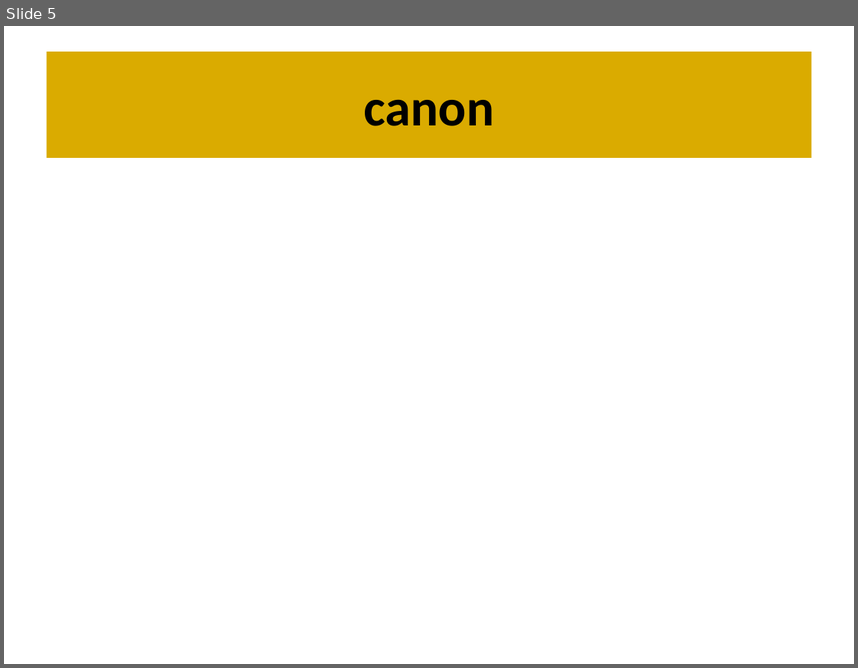
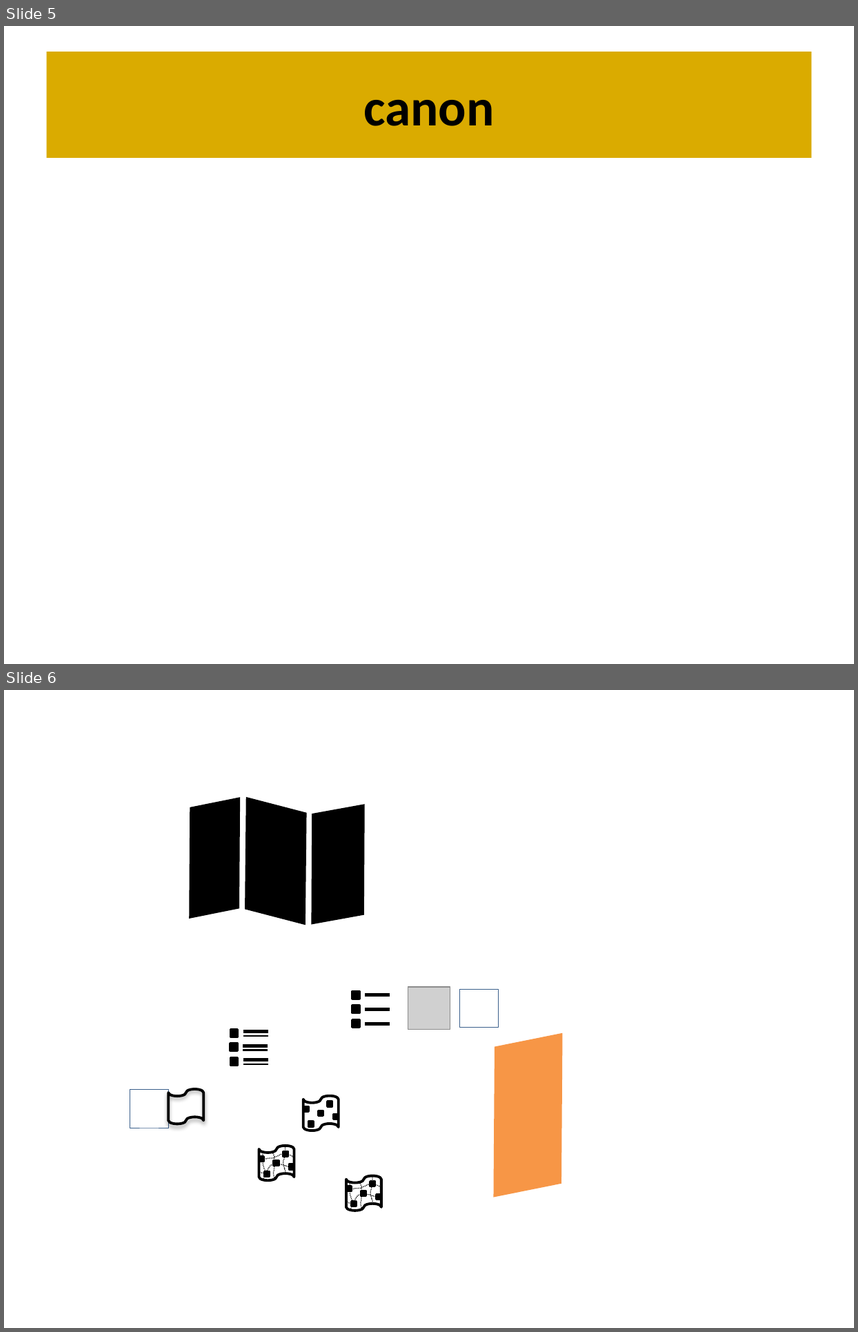
Before and after one commit to eladb/telobike, a slide deck: ux/details_panel.pptx. Shown one above the other, each under a label of ours: slide 5 before the commit, slides 5 and 6 after it. The pictures are 858x668 and 858x1332 pixels, drawn with LibreOffice and Linux fonts; fonts in the diff are those of the drawing; grey boxes stand for pictures. Boxes give left, top, right and bottom in pixels: in the first picture for what was removed or moved away, otherwise in the second. Text is boxed around its words. In the diff, an @@ line names an element or a change of style, - is before the commit and + after.

```diff
--- a/ux/details_panel.pptx
+++ b/ux/details_panel.pptx
@@ slide 6 added at <box>4,690,854,1328</box>, background #FFFFFF @@
@@ parallelogram added at <box>168,797,261,918</box>, fill #000000 @@
@@ parallelogram added at <box>219,797,332,925</box>, fill #000000 @@
@@ parallelogram added at <box>292,804,383,925</box>, fill #000000 @@
@@ picture added at <box>408,987,450,1029</box> @@
@@ rectangle added at <box>459,988,499,1027</box>, outline #3A5F8C 0.25 pt @@
@@ group added at <box>352,991,390,1027</box>: 3 rectangles, 3 lines @@
@@ parallelogram added at <box>465,1033,592,1196</box>, fill #F79646 @@
@@ group added at <box>230,1029,268,1064</box>: 6 lines, 3 rectangles @@
@@ rectangle added at <box>130,1090,169,1127</box>, outline #3A5F8C 0.25 pt @@
@@ flow chart punched tape added at <box>168,1089,203,1123</box>, outline #000000 2.25 pt @@
@@ group added at <box>303,1096,338,1130</box>: 5 rectangles, 1 flow chart punched tape @@
@@ freeform shape added at <box>261,1164,290,1173</box>, outline #000000 0.75 pt dashed @@
@@ freeform shape added at <box>261,1154,283,1159</box>, outline #000000 0.75 pt dashed @@
@@ freeform shape added at <box>263,1152,265,1179</box>, outline #000000 0.75 pt dashed @@
@@ freeform shape added at <box>272,1152,274,1178</box>, outline #000000 0.75 pt dashed @@
@@ freeform shape added at <box>283,1147,286,1173</box>, outline #000000 0.75 pt dashed @@
@@ freeform shape added at <box>283,1154,293,1156</box>, outline #000000 0.75 pt dashed @@
@@ group added at <box>259,1145,294,1181</box>: 5 rectangles, 1 flow chart punched tape @@
@@ group added at <box>346,1175,381,1210</box>: 6 freeform shapes, 5 rectangles, 1 flow chart punched tape @@
```
Also in this commit, not shown: 1 slide changed, 3 other slides added.
